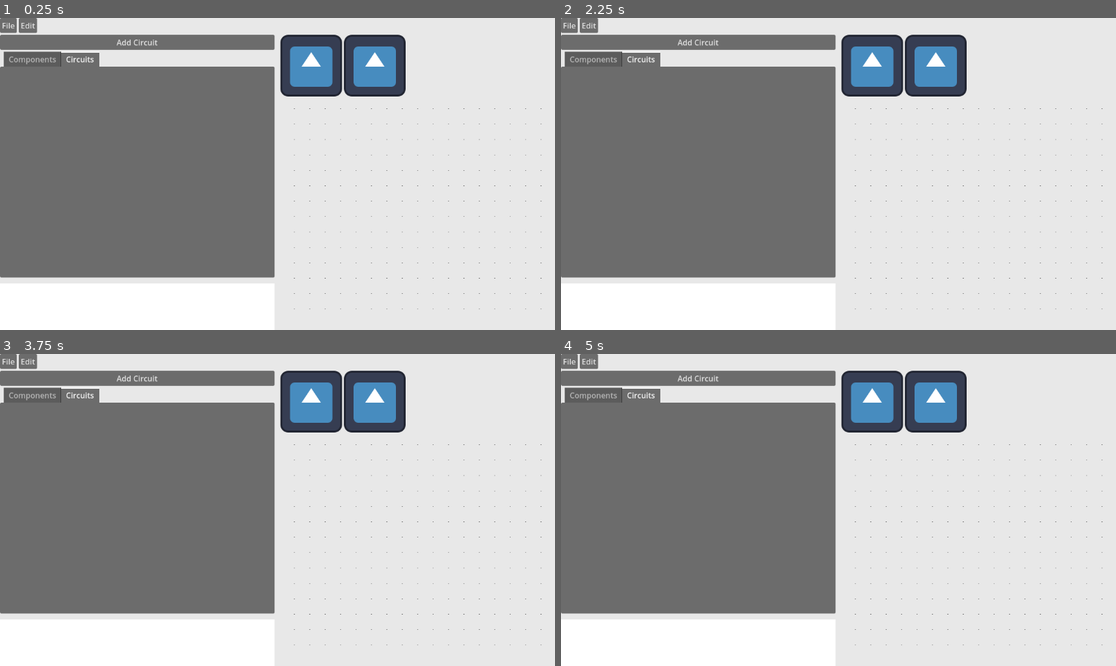
Above: before the commit, frames 1-4 (two rows, left to right).
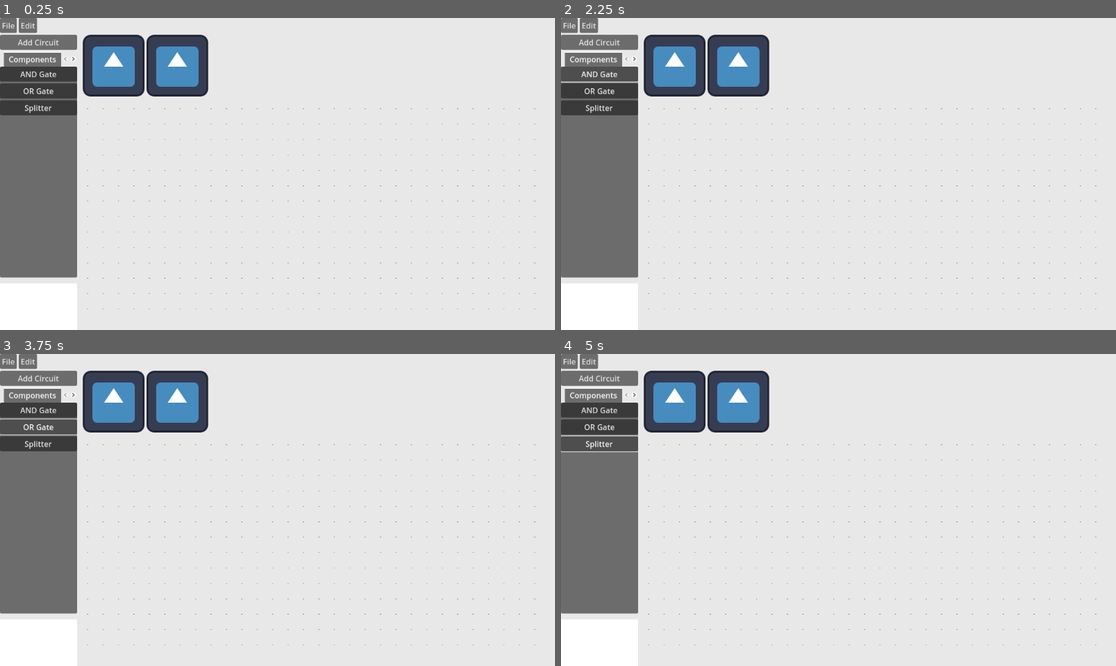
Above: after the commit, the same moments.

Repository: Josh-Farkas/LogicBoardSEC
Game: Godot game, scene res://UI/UI.tscn
Two runs of this game, one before a commit and one after it. Both use one fixed random seed, a clock stepped at 60 frames per second and the inputs below. The engine's default icon, where the game draws it, is replaced by a stand-in: a white triangle on a blue panel in a dark square.
Inputs (mouse positions are in pixels of both pictures, inside the frame that each line leads up to; where the layout moved, square brackets give the same spot in the first picture):
- Up to frame 1 (0.25 s): no input
- Up to frame 2 (2.25 s): click "Add Circuit" at 0.5 s; click (672, 64) [871, 64] at 1.25 s; click (599, 74) at 2 s, where only the run after the commit has a clickable "AND Gate"
- Up to frame 3 (3.75 s): click (177, 400) [377, 400] at 2.75 s; click (38, 425) at 3.5 s, where only the run after the commit has a clickable "OR Gate"
- Up to frame 4 (5 s): click (599, 444) at 4.25 s, where only the run after the commit has a clickable "Splitter"

The runs differ from the first frame. In frame 1, 34% of the frame differs, in the area x 0-98%, y 5-94%; in frame 2, 34%; in frame 3, 34%; in frame 4, 34%.

Commit message:
Work on wire connections

Diff:
--- a/UI/UI.tscn
+++ b/UI/UI.tscn
@@ -31,6 +31,7 @@
 layout_mode = 2
 size_flags_horizontal = 3
 size_flags_vertical = 3
+size_flags_stretch_ratio = 0.0
 
 [node name="Sidebar" parent="VBoxContainer/HSplitContainer/VSplitContainer" instance=ExtResource("1_i5t68")]
 layout_mode = 2
@@ -57,7 +58,7 @@
 
 [node name="SubViewport" type="SubViewport" parent="VBoxContainer/HSplitContainer/VBoxContainer/SubViewportContainer"]
 handle_input_locally = false
-size = Vector2i(570, 463)
+size = Vector2i(2, 2)
 render_target_update_mode = 4
 
 [node name="Simulation" parent="VBoxContainer/HSplitContainer/VBoxContainer/SubViewportContainer/SubViewport" instance=ExtResource("2_yvqpa")]
--- a/UI/sidebar.tscn
+++ b/UI/sidebar.tscn
@@ -43,10 +43,9 @@
 layout_mode = 2
 size_flags_horizontal = 3
 size_flags_vertical = 3
-current_tab = 1
+current_tab = 0
 
 [node name="Components" type="ScrollContainer" parent="TabContainer"]
-visible = false
 layout_mode = 2
 follow_focus = true
 horizontal_scroll_mode = 0
@@ -75,6 +74,7 @@
 text = "Splitter"
 
 [node name="Circuits" type="ScrollContainer" parent="TabContainer"]
+visible = false
 layout_mode = 2
 follow_focus = true
 horizontal_scroll_mode = 0
--- a/UI/tree.gd
+++ /dev/null
@@ -1,21 +0,0 @@
-@tool
-extends Tree
-
-
-# Called when the node enters the scene tree for the first time.
-func _ready() -> void:
-	print("Generating tree")
-	var root = create_item()
-	hide_root = true
-	var child1 = create_item(root)
-	var child2 = create_item(root)
-	var subchild1 = create_item(child1)
-	subchild1.set_text(0, "Subchild1")
-	print("A")
-
-
-
-
-# Called every frame. 'delta' is the elapsed time since the previous frame.
-func _process(delta: float) -> void:
-	pass
--- /dev/null
+++ b/Wire/endpoint.gd
@@ -0,0 +1,35 @@
+class_name Endpoint extends Area2D
+
+signal merge_wires(other: Wire)
+
+var wire: Wire
+
+var directions: Dictionary = {
+	Vector2.UP: false,
+	Vector2.DOWN: false,
+	Vector2.LEFT: false,
+	Vector2.RIGHT: false
+}
+
+# Called when the node enters the scene tree for the first time.
+func _ready() -> void:
+	wire = get_parent().wire
+	merge_wires.connect(wire.merge)
+
+
+func merge(other: Endpoint):
+	for direction: Vector2 in directions:
+		# if either are true set it to true
+		directions[direction] = other.directions[direction] or directions[direction]
+	if other.wire != wire: # wires are different
+		merge_wires.emit(other.wire)
+
+
+func _on_area_entered(other: Area2D) -> void:
+	if other is not Endpoint: return
+	other = other as Endpoint # convert from Area2D to Endpoints
+	# check for cross shape, we don't merge them if this is true
+	if not ((other.directions[Vector2.RIGHT] and other.directions[Vector2.LEFT] and directions[Vector2.UP] and directions[Vector2.DOWN]) or (other.directions[Vector2.UP] and other.directions[Vector2.DOWN] and directions[Vector2.LEFT] and directions[Vector2.RIGHT])):
+		merge(other)
+	else:
+		print("Failed Merge")
--- /dev/null
+++ b/Wire/endpoint.tscn
@@ -0,0 +1,16 @@
+[gd_scene load_steps=3 format=3 uid="uid://d188jv3d3r33t"]
+
+[ext_resource type="Script" path="res://Wire/endpoint.gd" id="1_oxya7"]
+
+[sub_resource type="CircleShape2D" id="CircleShape2D_0ec8s"]
+radius = 2.0
+
+[node name="Endpoint" type="Area2D"]
+collision_layer = 4
+collision_mask = 4
+script = ExtResource("1_oxya7")
+
+[node name="CollisionShape2D" type="CollisionShape2D" parent="."]
+shape = SubResource("CircleShape2D_0ec8s")
+
+[connection signal="area_entered" from="." to="." method="_on_area_entered"]
--- a/Wire/wire.gd
+++ b/Wire/wire.gd
@@ -2,6 +2,7 @@
 
 var wire_line_scn: PackedScene = preload("res://Wire/wire_line.tscn")
 var wire_connection_point_scn: PackedScene = preload("res://Wire/wire_connection.tscn")
+
 
 enum error_type {
 	NONE,
@@ -10,8 +11,7 @@
 	LOOP
 }
 
-var horizontal_line: WireLine
-var vertical_line: WireLine
+var lines: Array[WireLine]
 var input: Component
 var outputs: Dictionary
 var data: int = 0:
@@ -26,6 +26,10 @@
 var drawing: bool = false
 var start_pos: Vector2
 var swapped = false
+
+
+func _ready() -> void:
+	modulate = Color(randf(), randf(), randf())
 
 
 func connect_to_input(component: Component, index: int) -> void:
@@ -69,7 +73,6 @@
 func get_grid_mouse_position() -> Vector2:
 	return get_closest_grid_point(get_global_mouse_position())
 
-
 # Runs whenever user input is given
 func _input(event: InputEvent) -> void:
 	if drawing:
@@ -87,13 +90,7 @@
 func start_drawing() -> void:
 	drawing = true
 	start_pos = get_closest_grid_point(get_global_mouse_position())
-	horizontal_line = wire_line_scn.instantiate()
-	vertical_line = wire_line_scn.instantiate()
-	add_child(horizontal_line)
-	add_child(vertical_line)
-	horizontal_line.direction = "horizontal"
-	vertical_line.direction = "vertical"
-
+	lines = []
 
 
 func finish_drawing(end: Vector2) -> void:
@@ -101,38 +98,44 @@
 	if start_pos == end:
 		cancel_drawing()
 		return
-	elif vertical_line.points[0] == vertical_line.points[1]:
-		# if no vertical line remove it and set horizontal endpoints
-		vertical_line.queue_free()
-		horizontal_line.set_endpoints()
-	elif horizontal_line.points[0] == horizontal_line.points[1]:
-		# if no horizontal line remove it and set vertical endpoints
-		horizontal_line.queue_free()
-		vertical_line.set_endpoints()
-	else:
-		# Set endpoint positions for lines
-		vertical_line.set_endpoints()
-		horizontal_line.set_endpoints()
+
+	await get_tree().process_frame # wait 1 frame for other collisions to happen
+
+	for line: WireLine in lines:
+		line.finish_drawing()
+	lines.clear()
+
 
 
 # draws the wire from start_point to point
 func draw_to_point(start: Vector2, end: Vector2) -> void:
 	if start == end: return
-	if swapped:
-		vertical_line.points[0] = start
-		vertical_line.points[1] = Vector2(start.x, end.y)
-		horizontal_line.points[0] = Vector2(start.x, end.y)
-		horizontal_line.points[1] = end
-	else:
-		horizontal_line.points[0] = start # horizontal line start
-		horizontal_line.points[1] = Vector2(end.x, start.y) # horizontal line end
-		vertical_line.points[0] = Vector2(end.x, start.y) # vertical line start
-		vertical_line.points[1] = end # vertical line end
+	for line: WireLine in lines:
+		line.queue_free()
+	lines.clear()
+
+	for x: int in range(min(start.x, end.x), max(start.x, end.x), Constants.GRID_SIZE):
+		var line: WireLine = wire_line_scn.instantiate()
+		line.global_position = Vector2(x, start.y)
+		line.wire = self
+		add_child(line)
+		line.draw(Vector2.RIGHT)
+		lines.append(line)
+	for y: int in range(min(start.y, end.y), max(start.y, end.y), Constants.GRID_SIZE):
+		var line: WireLine = wire_line_scn.instantiate()
+		line.position = Vector2(end.x, y)
+		line.wire = self
+		add_child(line)
+		line.draw(Vector2.DOWN)
+		lines.append(line)
+
 
 
 # combines two seperate wires into one
 func merge(other: Wire) -> void:
 	if other == self: return
+	if is_queued_for_deletion(): return
+	print("Merging")
 
 	if input != null and other.input != null:
 		error = error_type.MULTIPLE_INPUTS
@@ -150,24 +153,21 @@
 		else:
 			outputs[component] = other.outputs[component]
 
-	for child in other.get_children():
-		child.reparent(self)
+	# reparent lines to be part of this wire
+	for line: WireLine in other.get_children():
+		line.wire = self
+		line.call_deferred("reparent", self)
+
 	other.queue_free()
 
+	update()
 
-	# reparent lines to be part of this wire
-	#for line: WireLine in other.get_children():
-		#line.call_deferred("reparent", self)
-
-	# other.queue_free()
-	update()
 
 func cancel_drawing() -> void:
 	drawing = false
-	horizontal_line.queue_free()
-	vertical_line.queue_free()
-	horizontal_line = null
-	vertical_line = null
+	for line: WireLine in lines:
+		line.queue_free()
+	lines.clear()
 
 
 func on_line_clicked(line: WireLine) -> void:
--- a/Wire/wire_line.gd
+++ b/Wire/wire_line.gd
@@ -1,66 +1,50 @@
 class_name WireLine extends Line2D
 
-signal clicked(WireLine)
 
 var hovered: bool = false
-var direction: StringName
-var merged_this_frame: bool = false
+var wire: Wire:
+	set(value):
+		wire = value
+		if endpoint1 != null:
+			endpoint1.wire = value
+			endpoint2.wire = value
 
-@onready var collision_area: Area2D = $CollisionArea
-@onready var collision_area_shape: CollisionShape2D = collision_area.get_node("CollisionShape2D")
-@onready var endpoint1: Area2D = $Endpoint1
-@onready var endpoint2: Area2D = $Endpoint2
+#@onready var collision_area: Area2D = $CollisionArea
+#@onready var collision_area_shape: CollisionShape2D = collision_area.get_node("CollisionShape2D")
+@onready var endpoint1: Endpoint = $Endpoint1
+@onready var endpoint2: Endpoint = $Endpoint2
 
 
-func _ready() -> void:
-	points.resize(2)
+func draw(direction: Vector2):
+	endpoint1.directions[direction] = true
+	endpoint2.directions[-direction] = true
+	rotation = direction.angle() # rotate segment
 
-func _process(delta: float) -> void:
-	merged_this_frame = false
+func finish_drawing():
+	# update collision to work with already placed wires
+	endpoint1.set_collision_layer_value(3, false)
+	endpoint1.set_collision_mask_value(3, false)
 
-func _unhandled_input(event: InputEvent) -> void:
-	if event.is_action_released("left_click") and hovered:
-		clicked.emit(self)
+	endpoint2.set_collision_layer_value(3, false)
+	endpoint2.set_collision_mask_value(3, false)
 
-func merge(other: WireLine):
-	if direction == "horizontal":
-		var max_x: int = max(collision_area_shape.shape.a.x, collision_area_shape.shape.b.x, other.collision_area_shape.shape.a.x, other.collision_area_shape.shape.b.x)
-		var min_x: int = min(collision_area_shape.shape.a.x, collision_area_shape.shape.b.x, other.collision_area_shape.shape.a.x, other.collision_area_shape.shape.b.x)
-		collision_area_shape.shape.a.x = min_x
-		collision_area_shape.shape.b.x = max_x
-	else:
-		var max_y: int = max(collision_area_shape.shape.a.y, collision_area_shape.shape.b.y, other.collision_area_shape.shape.a.y, other.collision_area_shape.shape.b.y)
-		var min_y: int = min(collision_area_shape.shape.a.y, collision_area_shape.shape.b.y, other.collision_area_shape.shape.a.y, other.collision_area_shape.shape.b.y)
-		collision_area_shape.shape.a.y = min_y
-		collision_area_shape.shape.b.y = max_y
+	endpoint1.set_collision_layer_value(2, true)
+	endpoint1.set_collision_mask_value(2, true)
 
-	if other.endpoint1 != null:
-		other.endpoint1.reparent(self)
-	if other.endpoint2 != null:
-		other.endpoint2.reparent(self)
-	#for point: Area2D in other.get_tree().get_nodes_in_group("endpoints"):
-		#print("reparenting")
-		#point.reparent(self)
-	other.queue_free()
+	endpoint2.set_collision_layer_value(2, true)
+	endpoint2.set_collision_mask_value(2, true)
 
+	# Hack to make collisions work, this causes collisions to be rechecked since
+	# just changing the mask and layer won't cause 'area_entered' to be rechecked
+	endpoint1.monitoring = false
+	endpoint1.monitorable = false
+	endpoint2.monitoring = false
+	endpoint2.monitorable = false
 
-func set_endpoints():
 	endpoint1.monitoring = true
+	endpoint1.monitorable = true
 	endpoint2.monitoring = true
-	endpoint1.monitorable = true
 	endpoint2.monitorable = true
-	collision_area.monitorable = true
-	endpoint1.global_position = points[0]
-	endpoint2.global_position = points[1]
-	var direction_vec: Vector2 = (points[1] - points[0]).normalized()
-	collision_area_shape.shape.a = points[0] + direction_vec * 5
-	collision_area_shape.shape.b = points[1] - direction_vec * 5
-	endpoint1.set_meta("direction", direction_vec)
-	endpoint2.set_meta("direction", -direction_vec)
-
-	await get_tree().process_frame
-	endpoint1.set_collision_mask_value(2, false)
-	endpoint2.set_collision_mask_value(2, false)
 
 
 func _on_area_2d_mouse_entered() -> void:
@@ -68,35 +52,3 @@
 
 func _on_area_2d_mouse_exited() -> void:
 	hovered = false
-
-
-func _on_endpoint_area_entered(other_endpoint: Area2D, endpoint: Area2D) -> void:
-	if merged_this_frame: return
-	print()
-	print(self, other_endpoint)
-	other_endpoint.get_parent().merged_this_frame = true
-	var other_wire: Wire = other_endpoint.get_parent().get_parent() # overlapped wire
-	if other_endpoint.is_in_group("endpoints"):
-		if other_endpoint.get_meta("direction") == -endpoint.get_meta("direction"): # merging two wires in same direction
-			print("self merging with other")
-			merge(other_endpoint.get_parent())
-			endpoint.queue_free()
-		# when connecting by endpoints remove one so there is only a single endpoint left
-		other_endpoint.queue_free()
-
-	elif other_endpoint.is_in_group("lines"):
-		endpoint.queue_free()
-
-	if other_wire != get_parent():
-		get_parent().merge(other_wire)
-		print("merged wire") # TODO Split Wire Segment
-	# print("aaa")
-
-
-
-func _on_endpoint1_area_entered(area: Area2D) -> void:
-	_on_endpoint_area_entered(area, endpoint1)
-
-
-func _on_endpoint2_area_entered(area: Area2D) -> void:
-	_on_endpoint_area_entered(area, endpoint2)
--- a/Wire/wire_line.tscn
+++ b/Wire/wire_line.tscn
@@ -1,50 +1,17 @@
-[gd_scene load_steps=4 format=3 uid="uid://boljr5ojssibf"]
+[gd_scene load_steps=3 format=3 uid="uid://boljr5ojssibf"]
 
 [ext_resource type="Script" path="res://Wire/wire_line.gd" id="1_rrxtv"]
-
-[sub_resource type="SegmentShape2D" id="SegmentShape2D_t1l77"]
-resource_local_to_scene = true
-a = Vector2(-10, 0)
-b = Vector2(90, 0)
-
-[sub_resource type="CircleShape2D" id="CircleShape2D_v0end"]
-radius = 2.0
+[ext_resource type="PackedScene" uid="uid://d188jv3d3r33t" path="res://Wire/endpoint.tscn" id="2_emo60"]
 
 [node name="WireLine" type="Line2D" groups=["wire_line"]]
-points = PackedVector2Array(0, 0, 100, 0)
+points = PackedVector2Array(0, 0, 32, 0)
 width = 4.0
 joint_mode = 2
 begin_cap_mode = 2
 end_cap_mode = 2
 script = ExtResource("1_rrxtv")
 
-[node name="CollisionArea" type="Area2D" parent="." groups=["lines"]]
-collision_layer = 4
-collision_mask = 0
-monitorable = false
+[node name="Endpoint1" parent="." instance=ExtResource("2_emo60")]
 
-[node name="CollisionShape2D" type="CollisionShape2D" parent="CollisionArea"]
-shape = SubResource("SegmentShape2D_t1l77")
-
-[node name="Endpoint1" type="Area2D" parent="." groups=["endpoints"]]
-collision_layer = 2
-collision_mask = 6
-monitoring = false
-monitorable = false
-metadata/direction = Vector2(0, 0)
-
-[node name="CollisionShape2D" type="CollisionShape2D" parent="Endpoint1"]
-shape = SubResource("CircleShape2D_v0end")
-
-[node name="Endpoint2" type="Area2D" parent="." groups=["endpoints"]]
-collision_layer = 2
-collision_mask = 6
-monitoring = false
-monitorable = false
-metadata/direction = Vector2(0, 0)
-
-[node name="CollisionShape2D" type="CollisionShape2D" parent="Endpoint2"]
-shape = SubResource("CircleShape2D_v0end")
-
-[connection signal="area_entered" from="Endpoint1" to="." method="_on_endpoint1_area_entered"]
-[connection signal="area_entered" from="Endpoint2" to="." method="_on_endpoint2_area_entered"]
+[node name="Endpoint2" parent="." instance=ExtResource("2_emo60")]
+position = Vector2(32, 0)
--- a/project.godot
+++ b/project.godot
@@ -62,7 +62,8 @@
 
 [layer_names]
 
-2d_physics/layer_2="WireCollisions"
+2d_physics/layer_2="Endpoints"
+2d_physics/layer_3="NewEndpoints"
 
 [rendering]
 
